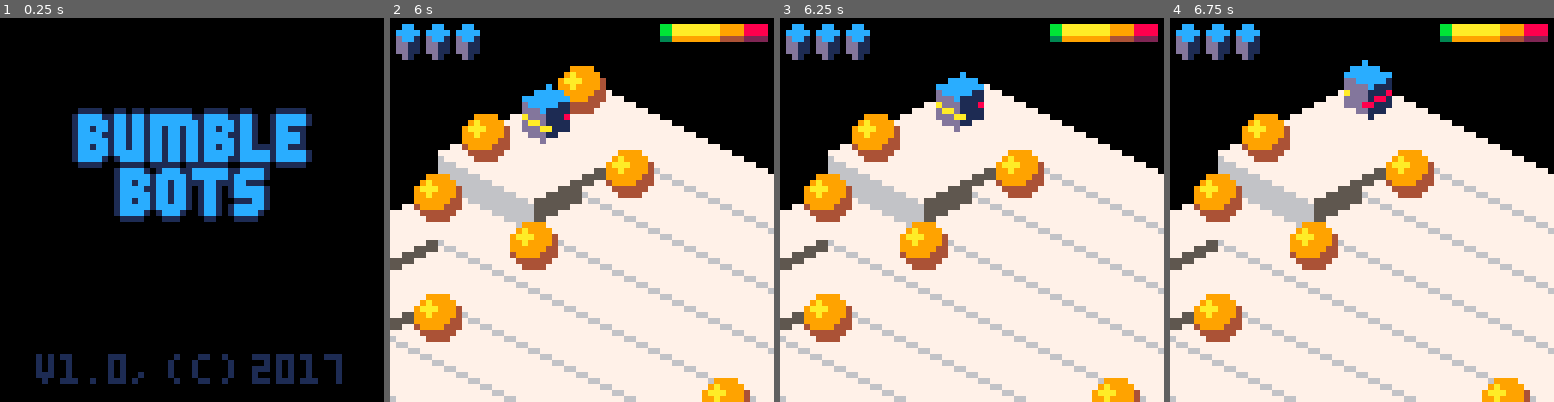
Above: before the commit, frames 1-4 (left to right).
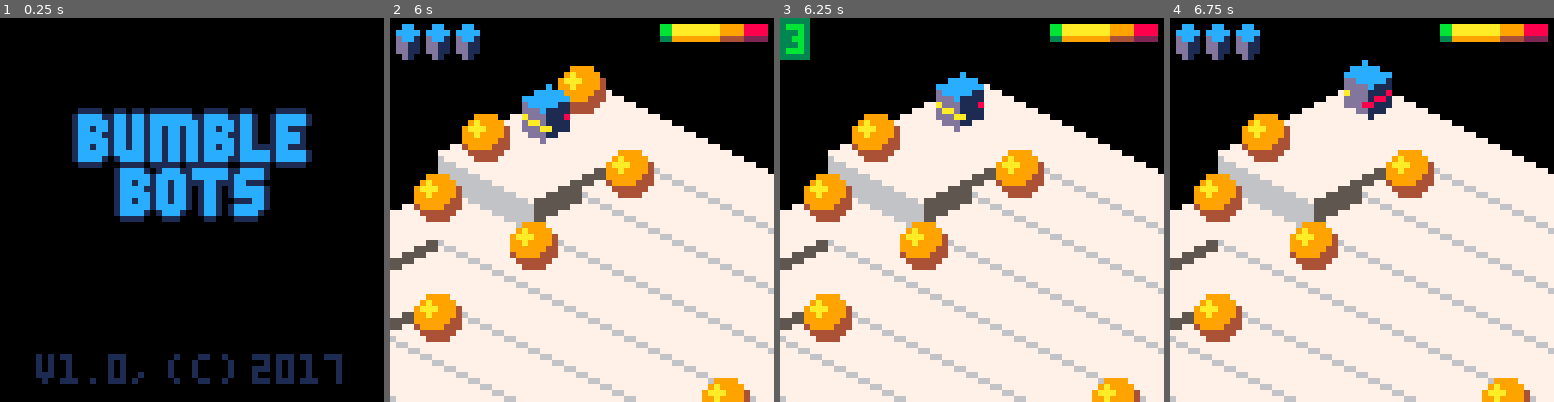
Above: after the commit, the same moments.

Repository: erwinbonsma/BumbleBotsPico8
Game: PICO-8 cartridge bumblebots-lowrez.p8
Two runs of this game, one before a commit and one after it. Both use one fixed random seed, a clock stepped at 60 frames per second and the inputs below.
Inputs:
- Up to frame 1 (0.25 s): no input
- Up to frame 2 (6 s): tap O (Z key) at 0.7, 1.7, 2.1, 2.5, 2.9, 3.3, 3.7, 4.1, 4.5, 4.9, 5.3, 5.7 s; hold Right 1.6-2.1 s; hold Up 2.15-2.42 s; hold Right 2.47-3.03 s; hold Left 3.08-3.58 s; hold Down 3.63-3.97 s; hold Right 4.02-4.68 s; hold Up 4.73-5.03 s; hold Left 5.08-5.68 s; hold Down from 5.73 s (still down)
- Up to frame 3 (6.25 s): release Down at 6.03 s; hold Right from 6.08 s (still down); tap O (Z key) at 6.1 s
- Up to frame 4 (6.75 s): tap O (Z key) at 6.5 s; release Right at 6.58 s; hold Right from 6.63 s (still down)

Frames 1-2 are identical in both runs. In frame 3, 1.8% of the frame differs, in the area x 0-24%, y 0-11%; in frame 4, nothing differs.

Commit message:
Displaying score on change
When score changes (or number of remaining lives is zero), showing score.
The color indicates if this is a high score.

Diff:
--- a/bumblebots-lowrez.p8
+++ b/bumblebots-lowrez.p8
@@ -2579,25 +2579,35 @@
  local lives=3
  local death_cause
  local last_level_completed=false
+ local display_score=0
 
  me.start_level=level_num
  me.level_num=level_num
  score=0
 
+ function draw_score()
+  if display_score<score then
+   display_score+=1
+  end
+  local s=""..display_score
+  local ishi=score>=max(1,hiscore)
+  rectfill(
+   0,0,pixlen(s),6,
+   ishi and 3 or 1
+  )
+  print(s,1,1,ishi and 11 or 12)
+ end
+
  function me.draw()
   lvl:draw()
-  for i=1,lives do
-   spr(133,i*5-6,0,1,1)
-  end
-
-  local s
-  if score>=max(1,hiscore) then
-   s="hs:"..score
+
+  if display_score<score or lives==0 then
+   draw_score()
   else
-   s="s:"..score
-  end
-  --todo: only show when changed
-  --print(s,104-4*#s,33,6)
+   for i=1,lives do
+    spr(133,i*5-6,0,1,1)
+   end
+  end
 
   if anim then
    anim.draw()
